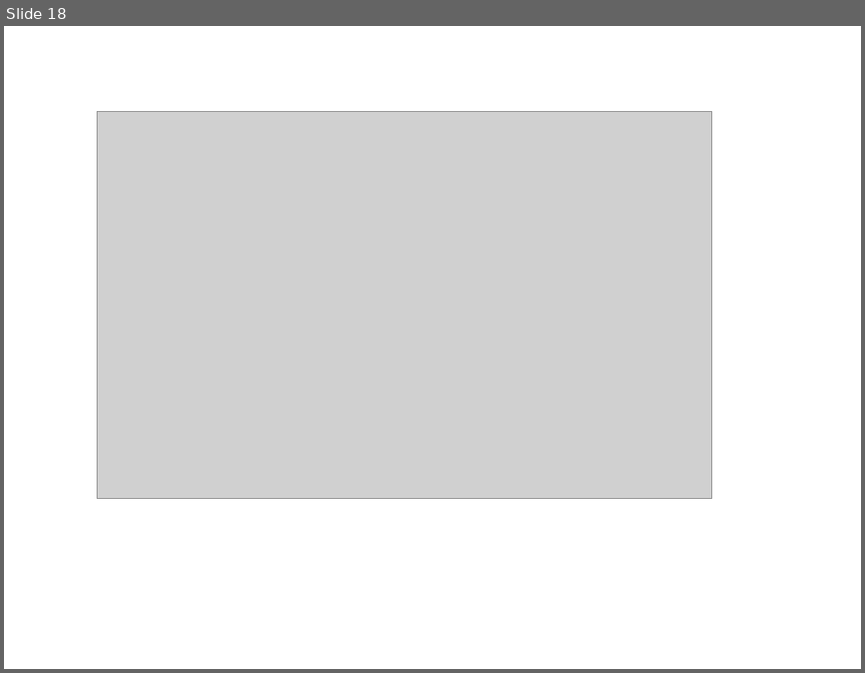
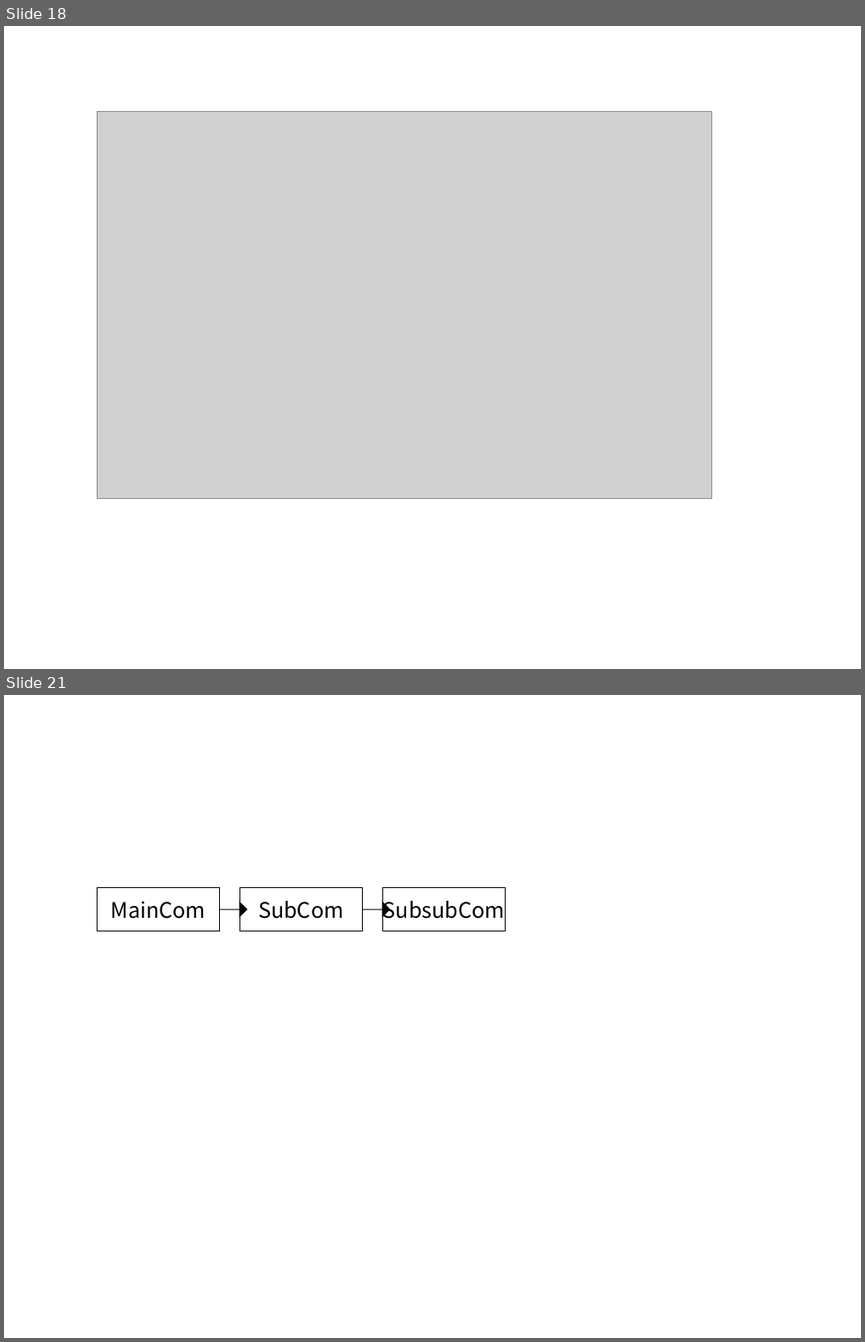
Before and after one commit to YixiaoLi/tlv4mc, a slide deck: doc/masterThesis/2008/goto/img/figures.ppt. Shown one above the other, each under a label of ours: slide 18 before the commit, slides 18 and 21 after it; the slides between them are not shown. The pictures are 865x673 and 865x1342 pixels, drawn with LibreOffice and Linux fonts; fonts in the diff are those of the drawing; grey boxes stand for pictures. Boxes give left, top, right and bottom in pixels: in the first picture for what was removed or moved away, otherwise in the second. Text is boxed around its words. In the diff, an @@ line names an element or a change of style, - is before the commit and + after.

```diff
--- a/doc/masterThesis/2008/goto/img/figures.ppt
+++ b/doc/masterThesis/2008/goto/img/figures.ppt
@@ slide 21 added at (x1=4, y1=695, x2=861, y2=1338), background #FFFFFF @@
@@ rectangle added at (x1=97, y1=888, x2=219, y2=930), fill #FFFFFF, outline #000000 0.74 pt, 18 pt, text #000000 @@
+MainCom
@@ rectangle added at (x1=239, y1=888, x2=362, y2=930), fill #FFFFFF, outline #000000 0.74 pt, 18 pt, text #000000 @@
+SubCom
@@ rectangle added at (x1=383, y1=888, x2=506, y2=930), fill #FFFFFF, outline #000000 0.74 pt, 18 pt, text #000000 @@
+SubsubCom
@@ line added from (276, 909) to (218, 909), #000000 0.74 pt @@
@@ triangle added at (x1=240, y1=902, x2=247, y2=917), fill #000000, outline #000000 0.74 pt @@
@@ line added from (418, 909) to (361, 909), #000000 0.74 pt @@
@@ triangle added at (x1=382, y1=902, x2=389, y2=917), fill #000000, outline #000000 0.74 pt @@
```
Also in this commit, not shown: 9 other slides added, 27 other files.
